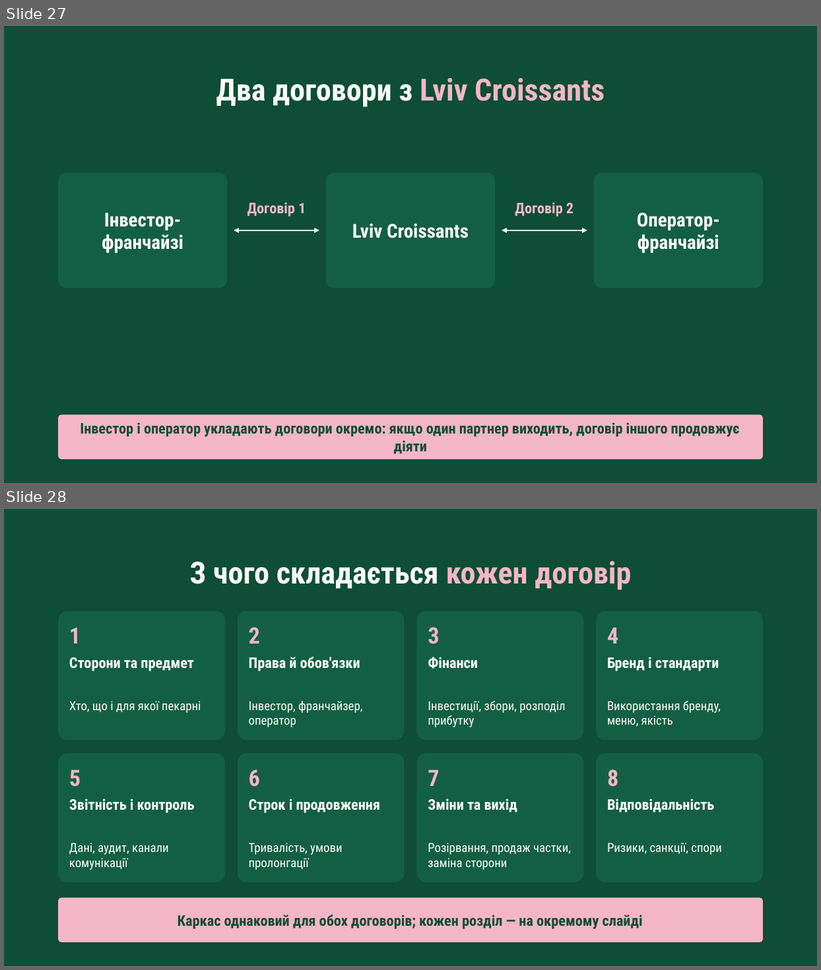
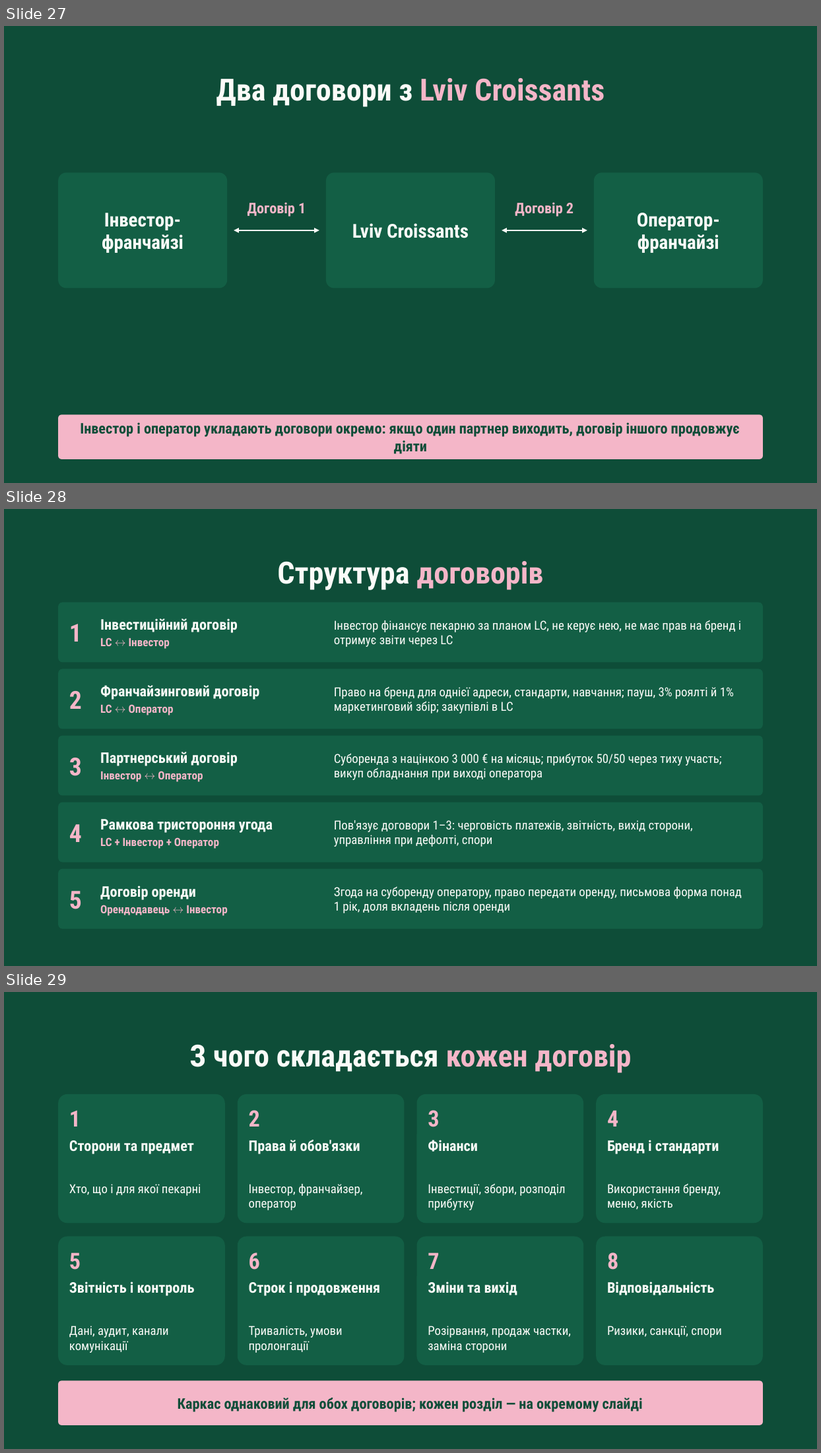
Before and after one commit to denfidiriv-cmyk/xcrypto, a slide deck: presentation_with_contract.pptx. Shown one above the other, each under a label of ours: slides 27 and 28 before the commit, slides 27, 28 and 29 after it. The pictures are 821x970 and 821x1453 pixels, drawn with LibreOffice and Linux fonts; fonts in the diff are those of the drawing. Boxes give left, top, right and bottom in pixels: in the first picture for what was removed or moved away, otherwise in the second. Text is boxed around its words. In the diff, an @@ line names an element or a change of style, - is before the commit and + after.

```diff
--- a/presentation_with_contract.pptx
+++ b/presentation_with_contract.pptx
@@ slide 28 added at [4, 509, 817, 966], background #0E4D38 @@
@@ text added at [277, 561, 543, 590], 54 pt, text #FBFBF8, bold @@
+Структура договорів
@@ rounded rectangle added at [58, 603, 762, 663], fill #135F45 @@
@@ text added at [69, 624, 82, 642], 44 pt, text #F4B6C8, bold @@
+1
@@ text added at [100, 619, 238, 649], 26 pt, text #FBFBF8, bold @@
+Інвестиційний договір
+LC ↔ Інвестор
@@ text added at [334, 620, 741, 647], 22 pt, text #FBFBF8 @@
+Інвестор фінансує пекарню за планом LC, не керує нею, не має прав на бренд і отримує звіти через LC
@@ rounded rectangle added at [58, 669, 762, 729], fill #135F45 @@
@@ text added at [100, 685, 259, 716], 26 pt, text #FBFBF8, bold @@
+Франчайзинговий договір
+LC ↔ Оператор
@@ text added at [334, 687, 734, 714], 22 pt, text #FBFBF8 @@
+Право на бренд для однієї адреси, стандарти, навчання; пауш, 3% роялті й 1% маркетинговий збір; закупівлі в LC
@@ text added at [69, 691, 82, 709], 44 pt, text #F4B6C8, bold @@
+2
@@ rounded rectangle added at [58, 736, 762, 796], fill #135F45 @@
@@ text added at [69, 758, 82, 776], 44 pt, text #F4B6C8, bold @@
+3
@@ text added at [100, 752, 237, 782], 26 pt, text #FBFBF8, bold @@
+Партнерський договір
+Інвестор ↔ Оператор
@@ text added at [334, 753, 721, 780], 22 pt, text #FBFBF8 @@
+Суборенда з націнкою 3 000 € на місяць; прибуток 50/50 через тиху участь; викуп обладнання при виході оператора
@@ rounded rectangle added at [58, 803, 762, 863], fill #135F45 @@
@@ text added at [69, 824, 82, 842], 44 pt, text #F4B6C8, bold @@
+4
@@ text added at [100, 819, 273, 849], 26 pt, text #FBFBF8, bold @@
+Рамкова тристороння угода
+LC + Інвестор + Оператор
@@ text added at [334, 821, 693, 847], 22 pt, text #FBFBF8 @@
+Пов'язує договори 1–3: черговість платежів, звітність, вихід сторони, управління при дефолті, спори
@@ rounded rectangle added at [58, 869, 762, 929], fill #135F45 @@
@@ text added at [69, 891, 82, 910], 44 pt, text #F4B6C8, bold @@
+5
@@ text added at [100, 886, 227, 916], 20 pt, text #F4B6C8, bold @@
+Договір оренди
+Орендодавець ↔ Інвестор
@@ text added at [334, 887, 742, 914], 22 pt, text #FBFBF8 @@
+Згода на суборенду оператору, право передати оренду, письмова форма понад 1 рік, доля вкладень після оренди
@@ what was slide 28 is now slide 29 @@
```
